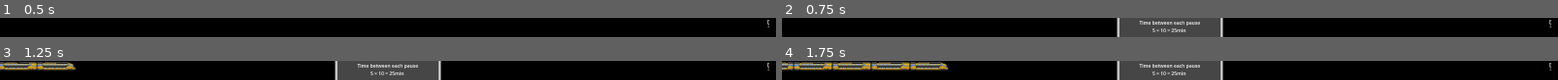
Above: before the commit, frames 1-4 (two rows, left to right).
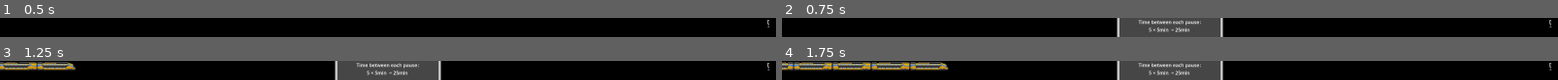
Above: after the commit, the same moments.

Repository: RedSPINE/train-productivity-app
Game: Godot game, scene res://scenes/main_scene.tscn
The game is run twice, just before and just after one commit, with the same random seed, the same clock (stepped at 60 frames per second) and the same inputs.
Inputs (mouse positions are in pixels of both pictures, inside the frame that each line leads up to):
- Up to frame 1 (0.5 s): no input
- Up to frame 2 (0.75 s): click (1550, 23) at 0.5 s
- Up to frame 3 (1.25 s): no input
- Up to frame 4 (1.75 s): click (1550, 66) at 1.25 s

Frame 1 is identical in both runs. In frame 2, 1.9% of the frame differs, in the area x 45-54%, y 10-75%; in frame 3, 1.9%; in frame 4, 1.9%.

Commit message:
finalize settings window + add url to my bluesky

Diff:
--- /dev/null
+++ b/scenes/rich_text_label.gd
@@ -0,0 +1,7 @@
+extends RichTextLabel
+
+func meta_clicked(meta):
+	OS.shell_open(meta)
+
+func _on_meta_clicked(meta):
+	meta_clicked(meta)
--- a/scenes/settings_window.tscn
+++ b/scenes/settings_window.tscn
@@ -1,13 +1,13 @@
-[gd_scene load_steps=9 format=3 uid="uid://dtu34gkuxs6cb"]
+[gd_scene load_steps=10 format=3 uid="uid://dtu34gkuxs6cb"]
 
 [ext_resource type="Script" uid="uid://jdui6dneupau" path="res://scripts/settings_window.gd" id="1_kjo77"]
 [ext_resource type="Texture2D" uid="uid://cqmydyc3yswsx" path="res://assets/undo.png" id="2_iu22o"]
+[ext_resource type="Script" uid="uid://22u08bcxkvc3" path="res://scenes/rich_text_label.gd" id="3_pyh1h"]
 
 [sub_resource type="StyleBoxFlat" id="StyleBoxFlat_kjo77"]
 content_margin_left = 20.0
-content_margin_top = 20.0
 content_margin_right = 20.0
-content_margin_bottom = 20.0
+content_margin_bottom = 12.0
 bg_color = Color(0.272655, 0.272655, 0.272655, 1)
 border_width_left = 8
 border_width_top = 8
@@ -45,7 +45,7 @@
 [node name="Window" type="Window" node_paths=PackedStringArray("loops_label", "loops_slider", "loop_time_label", "loop_time_slider", "preview_label", "pause_time_label", "pause_time_slider", "window_height_label", "window_height_slider")]
 transparent_bg = true
 initial_position = 1
-size = Vector2i(350, 450)
+size = Vector2i(350, 405)
 unresizable = true
 borderless = true
 always_on_top = true
@@ -77,15 +77,13 @@
 anchors_preset = 15
 anchor_right = 1.0
 anchor_bottom = 1.0
-offset_top = -1.5
-offset_bottom = 1.5
 grow_horizontal = 2
 grow_vertical = 2
 theme_override_styles/panel = SubResource("StyleBoxFlat_kjo77")
 
 [node name="VBoxContainer" type="VBoxContainer" parent="Control/Panel"]
 layout_mode = 2
-theme_override_constants/separation = 20
+theme_override_constants/separation = 12
 alignment = 1
 
 [node name="HBoxContainer" type="HBoxContainer" parent="Control/Panel/VBoxContainer"]
@@ -94,7 +92,7 @@
 [node name="Label" type="Label" parent="Control/Panel/VBoxContainer/HBoxContainer"]
 layout_mode = 2
 theme_override_fonts/font = SubResource("FontVariation_kjo77")
-text = "SETTINGS"
+text = "Settings"
 horizontal_alignment = 1
 uppercase = true
 
@@ -121,7 +119,7 @@
 [node name="LoopsTitle" type="Label" parent="Control/Panel/VBoxContainer/LoopsForPause/VBoxContainer/HBoxContainer"]
 layout_mode = 2
 theme_override_font_sizes/font_size = 16
-text = "Train passings before pause : "
+text = "The train passes "
 
 [node name="LoopsLabel" type="Label" parent="Control/Panel/VBoxContainer/LoopsForPause/VBoxContainer/HBoxContainer"]
 layout_mode = 2
@@ -132,6 +130,7 @@
 [node name="LoopsTitle2" type="Label" parent="Control/Panel/VBoxContainer/LoopsForPause/VBoxContainer/HBoxContainer"]
 layout_mode = 2
 theme_override_font_sizes/font_size = 16
+text = " times before pause"
 
 [node name="LoopsSlider" type="HSlider" parent="Control/Panel/VBoxContainer/LoopsForPause/VBoxContainer"]
 layout_mode = 2
@@ -176,7 +175,7 @@
 [node name="PreviewLabel" type="Label" parent="Control/Panel/VBoxContainer/Preview"]
 layout_mode = 2
 theme_override_font_sizes/font_size = 16
-text = "Time between each pause
+text = "Time between each pause :
 %l × %d = %t"
 horizontal_alignment = 1
 
@@ -243,5 +242,18 @@
 text = "SAVE
 "
 
+[node name="RichTextLabel" type="RichTextLabel" parent="Control/Panel"]
+layout_mode = 2
+size_flags_vertical = 8
+theme_override_font_sizes/normal_font_size = 10
+bbcode_enabled = true
+text = "made with love by [color=pink][url=https://bsky.app/profile/redspine.bsky.social]@redspine[/url][/color]"
+fit_content = true
+scroll_active = false
+tab_size = 24
+horizontal_alignment = 2
+script = ExtResource("3_pyh1h")
+
 [connection signal="pressed" from="Control/Panel/VBoxContainer/HBoxContainer/TextureButton" to="." method="_on_texture_button_pressed"]
 [connection signal="pressed" from="Control/Panel/VBoxContainer/SaveAndQuitButton" to="." method="_on_save_and_quit_pressed"]
+[connection signal="meta_clicked" from="Control/Panel/RichTextLabel" to="Control/Panel/RichTextLabel" method="_on_meta_clicked"]
--- a/scripts/settings_window.gd
+++ b/scripts/settings_window.gd
@@ -71,7 +71,7 @@
 	loop_time_label.text = seconds_to_text(int(loop_duration))
 	# preview
 	var total_duration = loop_count * loop_duration
-	preview_label.text = preview_base_text.replace("%l",loops_label.text).replace("%d",pause_time_label.text).replace("%t", seconds_to_text(total_duration))
+	preview_label.text = preview_base_text.replace("%l",str(loop_count)).replace("%d",seconds_to_text(loop_duration)).replace("%t", seconds_to_text(total_duration))
 	# pause_time
 	pause_time_label.text = seconds_to_text(int(pause_time_slider.value))
 
Not shown, added: scenes/rich_text_label.gd.uid
